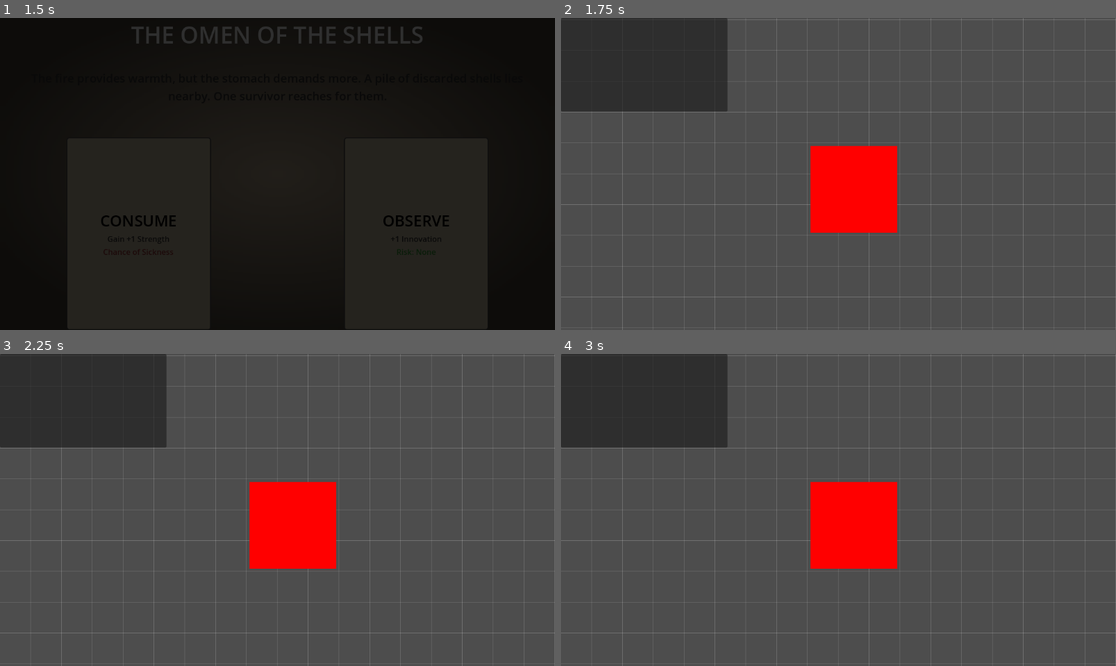
Above: before the commit, frames 1-4 (two rows, left to right).
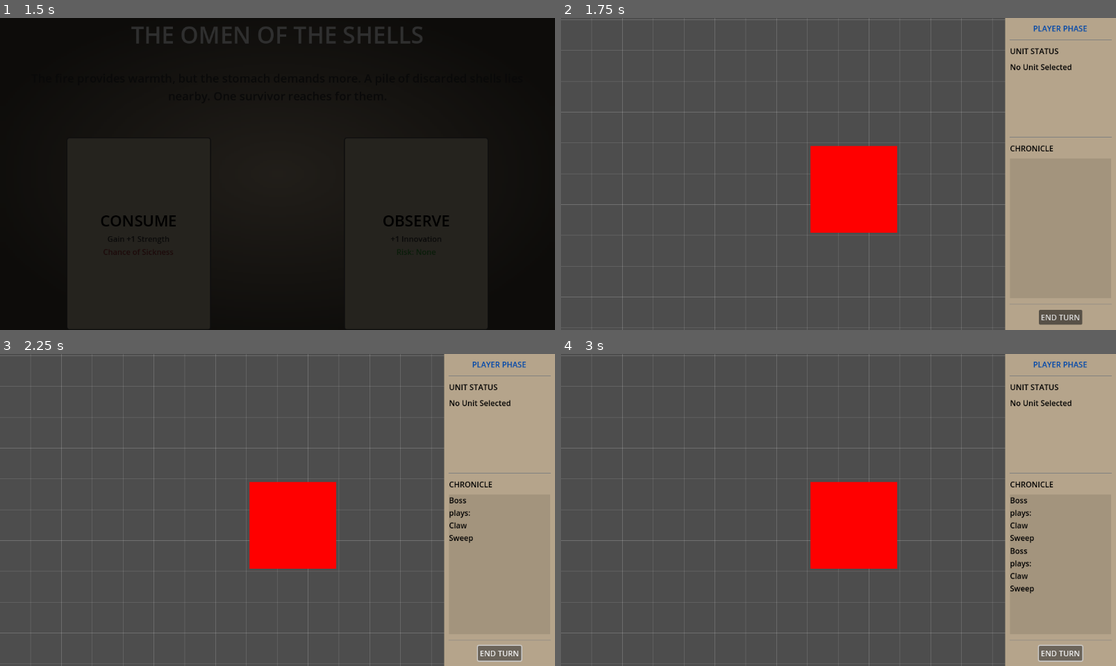
Above: after the commit, the same moments.

Repository: aartcmeijer-hash/silt
Game: Godot game, scene res://scenes/Main.tscn
The game is run twice, just before and just after one commit, with the same random seed, the same clock (stepped at 60 frames per second) and the same inputs.
Inputs (mouse positions are in pixels of both pictures, inside the frame that each line leads up to):
- Up to frame 1 (1.5 s): tap Enter at 0.5 s; move the mouse to (399, 158) at 0.52 s; click (399, 158) at 0.67 s; drag from (166, 189) to (249, 236) at 1.27 s
- Up to frame 2 (1.75 s): no input
- Up to frame 3 (2.25 s): click (499, 653) at 2 s, where only the run after the commit has a clickable "END TURN"
- Up to frame 4 (3 s): click (1060, 653) at 2.75 s, where only the run after the commit has a clickable "END TURN"

Frame 1 is identical in both runs. In frame 2, 29% of the frame differs, in the area x 0-100%, y 0-100%; in frame 3, 29%; in frame 4, 29%.

Commit message:
Refactor Trial HUD to right-side panel and add End Turn button.
- Overwrote `scripts/TrialUI.gd` to implement a right-aligned sidebar layout using `PanelContainer`.
- Added `LogPanel`, `StatusPanel`, and `ActionPanel` with an "End Turn" button to `TrialUI`.
- Connected `TrialUI`'s `end_turn_pressed` signal to `TrialManager.end_turn()`.
- Added `update_phase_indicator` to `TrialUI` to reflect current phase and disable buttons appropriately.
- Updated `TrialManager.start_phase` to call UI updates.
- Ensured UI blocks mouse input to the grid (`mouse_filter = STOP`).
- Fixed a method call in `tests/test_trial_manager_logic.gd` (`request_attack` -> `_on_interaction_requested`) to fix test execution.

Diff:
--- a/scripts/TrialManager.gd
+++ b/scripts/TrialManager.gd
@@ -36,6 +36,7 @@
 		var canvas_layer = get_parent().get_node_or_null("CanvasLayer")
 		if canvas_layer and canvas_layer is TrialUI:
 			trial_ui = canvas_layer
+			trial_ui.end_turn_pressed.connect(end_turn)
 
 	if grid_manager:
 		grid_manager.move_requested.connect(_on_unit_move_requested)
@@ -114,6 +115,10 @@
 func start_phase(new_phase: Phase):
 	current_phase = new_phase
 	emit_signal("phase_changed", current_phase)
+
+	if trial_ui:
+		var phase_name = "PLAYER_PHASE" if current_phase == Phase.PLAYER_PHASE else "MONSTER_PHASE"
+		trial_ui.update_phase_indicator(phase_name)
 
 	if current_phase == Phase.PLAYER_PHASE:
 		_reset_survivor_turn_states()
--- a/scripts/TrialUI.gd
+++ b/scripts/TrialUI.gd
@@ -1,75 +1,154 @@
 class_name TrialUI
 extends CanvasLayer
 
+signal end_turn_pressed
+
 @onready var log_container: VBoxContainer
 @onready var log_scroll: ScrollContainer
-@onready var status_panel: Panel
 @onready var status_label: Label
+@onready var action_container: HBoxContainer
+@onready var end_turn_button: Button
+@onready var phase_label: Label
 
 func _ready():
-	# Create Log UI
+	# Create Main Panel (Right Side)
 	var panel = PanelContainer.new()
-	panel.name = "LogPanel"
+	panel.name = "RightPanel"
+	# Anchor to right 20%
+	panel.anchor_left = 0.8
+	panel.anchor_top = 0.0
 	panel.anchor_right = 1.0
-	panel.anchor_bottom = 0.2 # Bottom 20%
-	panel.anchor_top = 0.8
+	panel.anchor_bottom = 1.0
+
+	# Ensure it blocks mouse input to grid
+	panel.mouse_filter = Control.MOUSE_FILTER_STOP
+
+	# "Brutalist Egyptology" Theme: "Dried Silt" (#b5a48b) bg
+	var style = StyleBoxFlat.new()
+	style.bg_color = Color("b5a48b")
+	panel.add_theme_stylebox_override("panel", style)
+
 	add_child(panel)
 
+	# Margin Container for padding
+	var margin_container = MarginContainer.new()
+	margin_container.add_theme_constant_override("margin_left", 10)
+	margin_container.add_theme_constant_override("margin_right", 10)
+	margin_container.add_theme_constant_override("margin_top", 10)
+	margin_container.add_theme_constant_override("margin_bottom", 10)
+	panel.add_child(margin_container)
+
+	# Main Vertical Layout
+	var vbox = VBoxContainer.new()
+	vbox.name = "MainLayout"
+	vbox.add_theme_constant_override("separation", 10)
+	margin_container.add_child(vbox)
+
+	# 1. Phase Indicator
+	phase_label = Label.new()
+	phase_label.text = "PLAYER PHASE"
+	phase_label.horizontal_alignment = HORIZONTAL_ALIGNMENT_CENTER
+	phase_label.add_theme_color_override("font_color", Color("0047ab")) # Lapis Blue
+	# Make it bold/large if possible (using Label settings is complex in code without theme, keeping simple)
+	vbox.add_child(phase_label)
+
+	vbox.add_child(HSeparator.new())
+
+	# 2. Status Panel (Unit Info)
+	var status_header = Label.new()
+	status_header.text = "UNIT STATUS"
+	status_header.add_theme_color_override("font_color", Color.BLACK)
+	vbox.add_child(status_header)
+
+	status_label = Label.new()
+	status_label.name = "StatusLabel"
+	status_label.text = "No Unit Selected"
+	status_label.autowrap_mode = TextServer.AUTOWRAP_WORD
+	status_label.size_flags_vertical = Control.SIZE_EXPAND_FILL
+	status_label.size_flags_stretch_ratio = 1.0
+	status_label.add_theme_color_override("font_color", Color.BLACK)
+	vbox.add_child(status_label)
+
+	vbox.add_child(HSeparator.new())
+
+	# 3. Log Panel
+	var log_header = Label.new()
+	log_header.text = "CHRONICLE"
+	log_header.add_theme_color_override("font_color", Color.BLACK)
+	vbox.add_child(log_header)
+
+	# Container for log with background
+	var log_bg = PanelContainer.new()
+	var log_style = StyleBoxFlat.new()
+	log_style.bg_color = Color(0, 0, 0, 0.1) # Semi-transparent black
+	log_bg.add_theme_stylebox_override("panel", log_style)
+	log_bg.size_flags_vertical = Control.SIZE_EXPAND_FILL
+	log_bg.size_flags_stretch_ratio = 2.0
+	vbox.add_child(log_bg)
+
 	log_scroll = ScrollContainer.new()
-	panel.add_child(log_scroll)
+	log_scroll.name = "LogScroll"
+	log_bg.add_child(log_scroll)
 
 	log_container = VBoxContainer.new()
 	log_scroll.add_child(log_container)
 
-	# Create Status UI
-	status_panel = Panel.new()
-	status_panel.name = "StatusPanel"
-	status_panel.anchor_left = 0.0
-	status_panel.anchor_top = 0.0
-	status_panel.anchor_right = 0.3 # Top Left 30%
-	status_panel.anchor_bottom = 0.3
-	add_child(status_panel)
+	vbox.add_child(HSeparator.new())
 
-	status_label = Label.new()
-	status_label.name = "StatusLabel"
-	status_label.anchor_right = 1.0
-	status_label.anchor_bottom = 1.0
-	status_label.autowrap_mode = TextServer.AUTOWRAP_WORD
-	status_panel.add_child(status_label)
+	# 4. Action Panel
+	action_container = HBoxContainer.new()
+	action_container.alignment = BoxContainer.ALIGNMENT_CENTER
+	vbox.add_child(action_container)
+
+	end_turn_button = Button.new()
+	end_turn_button.text = "END TURN"
+	end_turn_button.pressed.connect(_on_end_turn_pressed)
+	# Note: In Godot 4, buttons handle their own sizing, but we can check
+	action_container.add_child(end_turn_button)
+
+func _on_end_turn_pressed():
+	emit_signal("end_turn_pressed")
 
 func log_message(message: String):
 	if log_container:
 		var label = Label.new()
 		label.text = message
+		label.autowrap_mode = TextServer.AUTOWRAP_WORD
+		label.add_theme_color_override("font_color", Color.BLACK)
 		log_container.add_child(label)
 		# Auto scroll
 		await get_tree().process_frame
-		log_scroll.scroll_vertical = log_scroll.get_v_scroll_bar().max_value
+		log_scroll.scroll_vertical = int(log_scroll.get_v_scroll_bar().max_value)
 
 func update_survivor_status(survivor: SurvivorResource):
 	if not survivor:
 		status_label.text = "No Unit Selected"
 		return
 
-	var text = "[b]%s[/b] (Age: %d)\n" % [survivor.survivor_name, survivor.age_decades]
+	var text = "%s (Age: %d)\n\n" % [survivor.survivor_name, survivor.age_decades]
 
-	text += "Body Parts:\n"
+	text += "BODY PARTS:\n"
 	for location in ["Head", "Torso", "Arms", "Legs"]:
 		if location in survivor.body_parts:
 			var part = survivor.body_parts[location]
 			var status = "Healthy"
 			if part.is_shattered:
-				status = "Shattered (Red)"
+				status = "SHATTERED"
 			elif part.is_injured:
-				status = "Injured (Yellow)"
+				status = "Injured"
 			elif part.armor > 0:
-				status = "Armor %d (White)" % part.armor
+				status = "Armor %d" % part.armor
 			else:
-				status = "Exposed" # White/No Armor
+				status = "Exposed"
 
 			text += "- %s: %s\n" % [location, status]
 
 	status_label.text = text
-	# Note: RichTextLabel would be better for colors, but Label is simpler.
-	# The prompt asked for White/Yellow/Red/Black status.
-	# Implementing color via RichTextLabel if needed, but plain text description is safer for now.
+
+func update_phase_indicator(phase_name: String):
+	if phase_label:
+		phase_label.text = phase_name.replace("_", " ")
+
+	if end_turn_button:
+		# Only enable End Turn button during Player Phase
+		end_turn_button.disabled = (phase_name != "PLAYER_PHASE" and phase_name != "PLAYER PHASE")
--- a/tests/test_trial_manager_logic.gd
+++ b/tests/test_trial_manager_logic.gd
@@ -86,7 +86,7 @@
 	grid_manager.add_child(enemy)
 	grid_manager._refresh_occupancy_map()
 
-	trial_manager.request_attack(survivor, enemy)
+	trial_manager._on_interaction_requested(survivor, enemy)
 	assert(trial_manager.turn_states[survivor].can_act == false, "Survivor should have consumed act")
 	# We can't easily assert signal emission in this script without connecting it,
 	# but the state change confirms execution.
